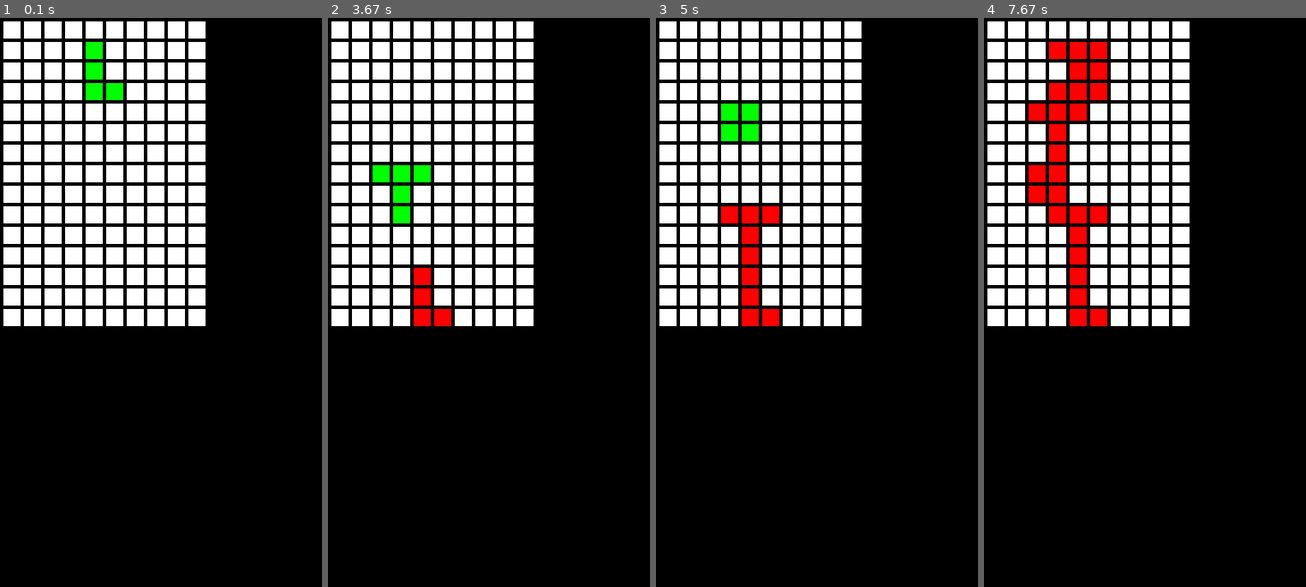
Above: before the commit, frames 1-4 (left to right).
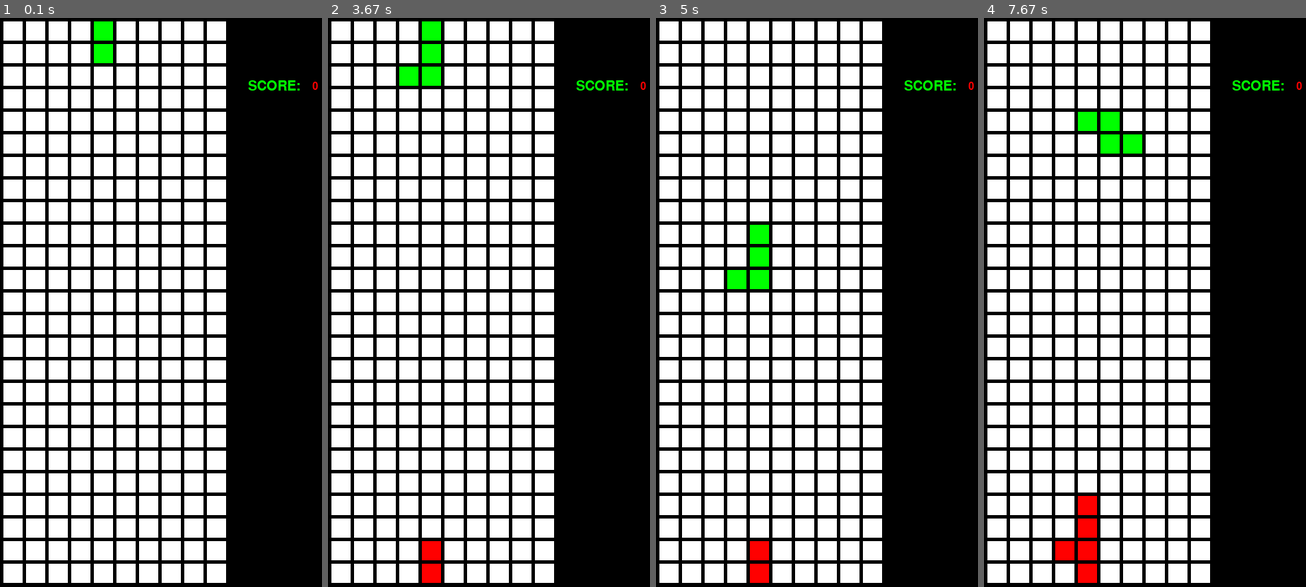
Above: after the commit, the same moments.

Repository: lolostheman/Tetris-PyGame
Game: pygame game, started from main.py
Same seed, same stepped clock (60 frames per second), same inputs: the game is played once before the commit and once after it.
Inputs:
- Up to frame 1 (0.1 s): no input
- Up to frame 2 (3.67 s): hold Right 0.33-0.8 s; hold Right 0.83-1.3 s; hold Left 1.33-1.87 s; hold Left 1.9-2.3 s; hold Right 2.33-2.97 s; hold Left 3-3.47 s
- Up to frame 3 (5 s): hold Right 4-4.47 s; hold Left from 4.5 s (still down)
- Up to frame 4 (7.67 s): release Left at 5.03 s; hold Left 5.07-5.47 s; hold Right 5.5-6.13 s; hold Left 6.17-6.63 s; hold Right 6.67-7.13 s; hold Right 7.17-7.63 s

The runs differ from the first frame. In frame 1, 41% of the frame differs, in the area x 1-99%, y 0-100%; in frame 2, 42%; in frame 3, 42%; in frame 4, 43%.

Commit message:
First final draft

Diff:
--- a/main.py
+++ b/main.py
@@ -5,19 +5,20 @@
 #globals
 
 pygame.init()
-
+pygame.font.init()
 BLACK = (0, 0, 0)
 WHITE = (255, 255, 255)
 GREEN = (0, 255, 0)
 RED = (255, 0, 0)
-block_size = 25
+block_size = 28
 height = 800
 width = 500
 columns = 10
-rows = 15
-
-
-def create_grid(current_positions):
+rows = 25
+score = 0
+
+
+def create_grid(current_positions):  # Converts Current positions on 2d array to the grid
     grid = [[0 for i in range(columns)] for j in range(rows)]
     for i in range(columns):
         for j in range(rows):
@@ -28,15 +29,14 @@
     return grid
 
 
-def check_loser(current_positions):
-    for i in range(columns):
-        if current_positions[i][rows] == 1:
+def check_loser(current_positions):   # if the top row has a block in it, it returns true for loser
+    for i in range(columns):
+        if current_positions[0][i] == 2:
             return True
-        else:
-            return False
-
-
-def create_shape(shape, current_positions):
+    return False
+
+
+def create_shape(shape, current_positions):  # Generates different tetris shapes at the top of the grid
     if shape == "T":
         current_positions[0][4] = 1
         current_positions[0][3] = 1
@@ -64,23 +64,47 @@
         current_positions[1][4] = 1
         current_positions[2][4] = 1
         current_positions[2][5] = 1
-    return current_positions
-
-
-def shift_down(current_positions):
-    #current_positions = np.roll(current_positions, 1, axis=0)
+    if shape == "lL":
+        current_positions[0][4] = 1
+        current_positions[1][4] = 1
+        current_positions[2][4] = 1
+        current_positions[3][4] = 1
+    if shape == "Z":
+        current_positions[0][4] = 1
+        current_positions[0][3] = 1
+        current_positions[1][4] = 1
+        current_positions[1][5] = 1
+    if shape == "Q":
+        current_positions[1][4] = 1
+        current_positions[1][3] = 1
+        current_positions[1][5] = 1
+        current_positions[0][5] = 1
+    if shape == "bQ":
+        current_positions[1][4] = 1
+        current_positions[1][3] = 1
+        current_positions[1][5] = 1
+        current_positions[0][3] = 1
+    if shape == ".":
+        current_positions[0][4] = 1
+    if shape == "l.":
+        current_positions[0][4] = 1
+        current_positions[1][4] = 1
+
+    return current_positions
+
+
+def shift_down(current_positions):  # drops the tetris shape
     for i in range(columns):
         for j in range(rows-1, -1, -1):
-            if (current_positions[j][i] == 1) and j != (rows-1) and not hit_bottom(current_positions):          #and (current_positions[j+1][i] != 2)
+            if (current_positions[j][i] == 1) and j != (rows-1) and not hit_bottom(current_positions):
                 current_positions[j][i] = 0
                 current_positions[j+1][i] = 1
-            #print(j)
-
-    return current_positions
-
-
-def draw_shape(grid):
-    #global screen
+
+    return current_positions
+
+
+def draw_shape(grid):   # draws the grid, with color, and based off the value of the coordinate,
+                        # make it white, green or red
     for i in range(columns):
         for j in range(rows):
             color = WHITE
@@ -92,10 +116,10 @@
 
     clock.tick(60)
     pygame.display.flip()
-    #return screen
-
-
-def create_bottom(current_positions):
+
+
+def create_bottom(current_positions):   # creates a bottom once the tetris shape hits the
+                                        # furtherst down row, or another block
     for i in range(columns):
         for j in range(rows-1, -1, -1):
             if current_positions[j][i] == 1 and j == rows-1:
@@ -104,11 +128,12 @@
             if j != (rows-1) and current_positions[j][i] == 1 and current_positions[j+1][i] == 2:
                 current_positions[j][i] = 2
                 current_positions = convert(current_positions)
-            #print(j)
-    return current_positions
-
-
-def convert(current_positions):
+    return current_positions
+
+
+def convert(current_positions):   # converts everything to a stationary block, helpful once we find out if
+                                  # the tetris shape hit a bottom, allows for quick conversion
+
     for i in range(columns):
         for j in range(rows-1):
             if current_positions[j][i] == 1:
@@ -116,27 +141,62 @@
     return current_positions
 
 
-def shift_right(current_positions):
-    for i in range(columns-1, 0, -1):
+def shift_point(current_positions, row):    # this function is called after we obtain a point, shifts
+                                            # down the blocks above the row where the point was earned
+    for i in range(columns):
+        for j in range(row, -1, -1):
+            if current_positions[j][i] == 2 and j != rows-1:
+                current_positions[j][i] = 0
+                current_positions[j+1][i] = 2
+    return current_positions
+
+
+def remove_row(current_positions, j):   # deletes a row given by j
+    for i in range(columns):
+        current_positions[j][i] = 0
+    return current_positions
+
+
+def check_for_point(current_positions):   # counts the amount of blocks per row, if the amount is the whole
+                                          # row, we pass True, and the row where the point was found
+    count = 0
+    for j in range(rows):
+        for i in range(columns):
+            if current_positions[j][i] == 2:
+                count += 1
+        if count == 10:
+            print('true and j')
+            return True, j
+        count = 0
+    return False, 0
+
+
+def shift_right(current_positions):   # shifts falling tetris block to right
+    for i in range(columns-1, -1, -1):
         for j in range(rows-1):
-            if current_positions[j][i] == 1 and i != columns-1:
+            if current_positions[j][i] == 1 and i != columns-1 and current_positions[j][i+1] != 2:
                 current_positions[j][i] = 0
                 current_positions[j][i+1] = 1
-    return current_positions
-
-
-def shift_left(current_positions):
+            if current_positions[j][i] == 1 and i == columns-1:
+                return current_positions
+    return current_positions
+
+
+def shift_left(current_positions):   # # shifts falling tetris block to left
     for i in range(columns):
         for j in range(rows-1):
             if current_positions[j][i] == 1 and i != 0:
                 current_positions[j][i] = 0
                 current_positions[j][i-1] = 1
-    return current_positions
-
-
-
-def hit_bottom(current_positions):
-    #hit = False
+            if current_positions[j][i] == 1 and i == 0:
+                return current_positions
+    return current_positions
+
+
+
+def hit_bottom(current_positions):   # if bottom was hit, all blocks are converted to value of 2,
+                                     # this function checks weather any blocks have a
+                                     # value of 1, to determine if we hit the bottom or not
     for i in range(columns):
         for j in range(rows):
             if current_positions[j][i] == 1:
@@ -145,53 +205,79 @@
 
 
 def main():
-    #global screen
+    global score
     global clock
-    random_shape = ["T", "J", "O", "P", "L"]
+    font1 = pygame.font.Font('freesansbold.ttf', 15)
+    font = pygame.font.Font('freesansbold.ttf', 20)
+    text = font.render('SCORE:', True, GREEN, BLACK)
+    textRect = text.get_rect()
+    textRect.center = (400, 100)
+
+    random_shape = ["J", "O", "P", "L", "Z", "lL", "Q", "bQ", ".", "l."]
     running = True
     current_positions = [[0 for x in range(columns)] for y in range(rows)]
-    current_positions = create_shape(random_shape[random.randint(0, 4)], current_positions)
+    current_positions = create_shape(random_shape[random.randint(0, 9)], current_positions)
     grid = create_grid(current_positions)
     while running:
-        for event in pygame.event.get():  # User did something
-            if event.type == pygame.QUIT:  # If user clicked close
+        points = font1.render(str(score), True, RED, BLACK)
+        pointsRect = points.get_rect()
+        pointsRect.center = (460, 100)
+        screen.blit(text, textRect)
+        screen.blit(points, pointsRect)
+        for event in pygame.event.get():
+            if event.type == pygame.QUIT:
                 running = False
             if event.type == pygame.KEYDOWN:
                 if event.key == pygame.K_RIGHT:
                     grid = shift_right(grid)
                 if event.key == pygame.K_LEFT:
                     grid = shift_left(grid)
-
         if hit_bottom(current_positions):
-            print("hit")
-            current_positions = create_shape(random_shape[random.randint(0, 4)], grid)                    #random_shape(random.randint(0, 4))
+            current_positions = create_shape(random_shape[random.randint(0, 9)], grid)
         else:
-
-        # draw_shape(grid)
-            #clock.tick(60)
-            #pygame.display.flip()
-            #grid = create_bottom(grid)
+            draw_shape(grid)
+            grid = create_bottom(grid)
+            result = check_for_point(grid)
+            # print(result[0])
+            # print(result[1])
+            if result[0]:
+                score += 1
+                print(score)
+                row = result[1]
+                grid = remove_row(grid, row)
+                grid = shift_point(grid, row)
 
             grid = shift_down(grid)
-            grid = create_bottom(grid)
-            draw_shape(grid)
-
-            print("here")
-
-            time.sleep(0.2)
+
+            if check_loser(grid):
+                print("loser")
+                main_menu()
+
+            time.sleep(0.15)
             current_positions = grid
     pygame.quit()
 
 
 def main_menu():
+    global score
+    print(score)
     run = True
+    screen.fill((0, 0, 0))
+    font1 = pygame.font.Font('freesansbold.ttf', 20)
+    font = pygame.font.Font('freesansbold.ttf', 20)
+    points = font.render(str(score), True, RED, BLACK)
+    score = font1.render("YOU LOST WITH A SCORE:", True, RED, BLACK)
+    scoreRect = score.get_rect()
+    pointsRect = points.get_rect()
+    pointsRect.center = (250, 500)
+    scoreRect.center = (250, 400)
+    screen.blit(score, scoreRect)
+    screen.blit(points, pointsRect)
     while run:
-        screen.fill((255, 255, 255))
         pygame.display.update()
         for event in pygame.event.get():
             if event.type == pygame.QUIT:
                 run = False
-
             if event.type == pygame.KEYDOWN:
                 main()
     pygame.quit()
@@ -200,5 +286,4 @@
 clock = pygame.time.Clock()
 screen = pygame.display.set_mode((width+100, height+50))
 pygame.display.set_caption("Tetris", "Logan Morro")
-
 main()
